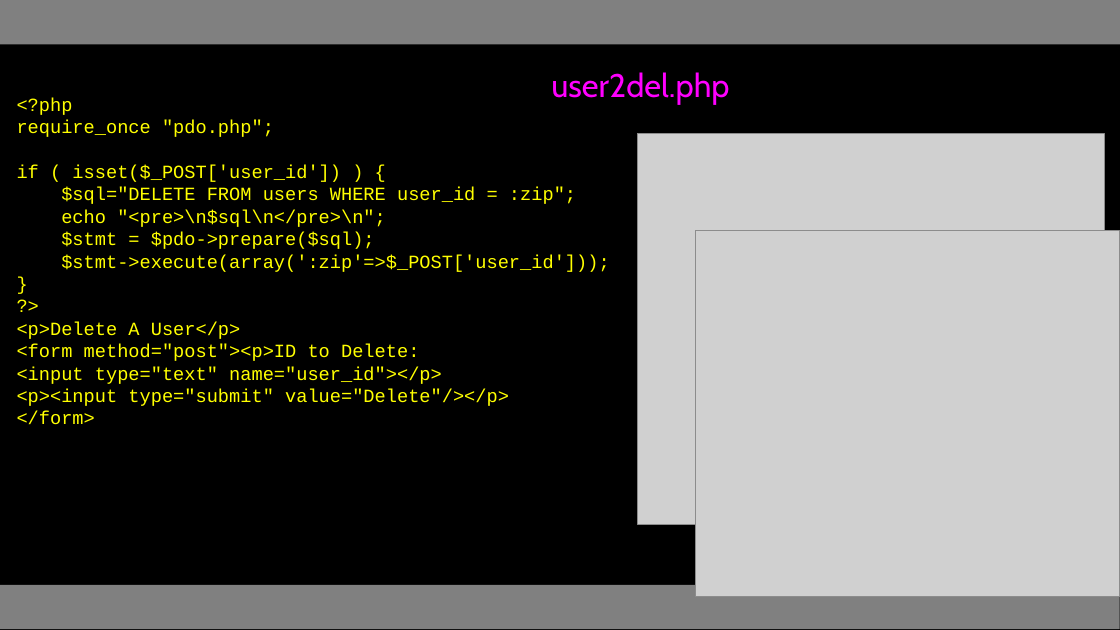
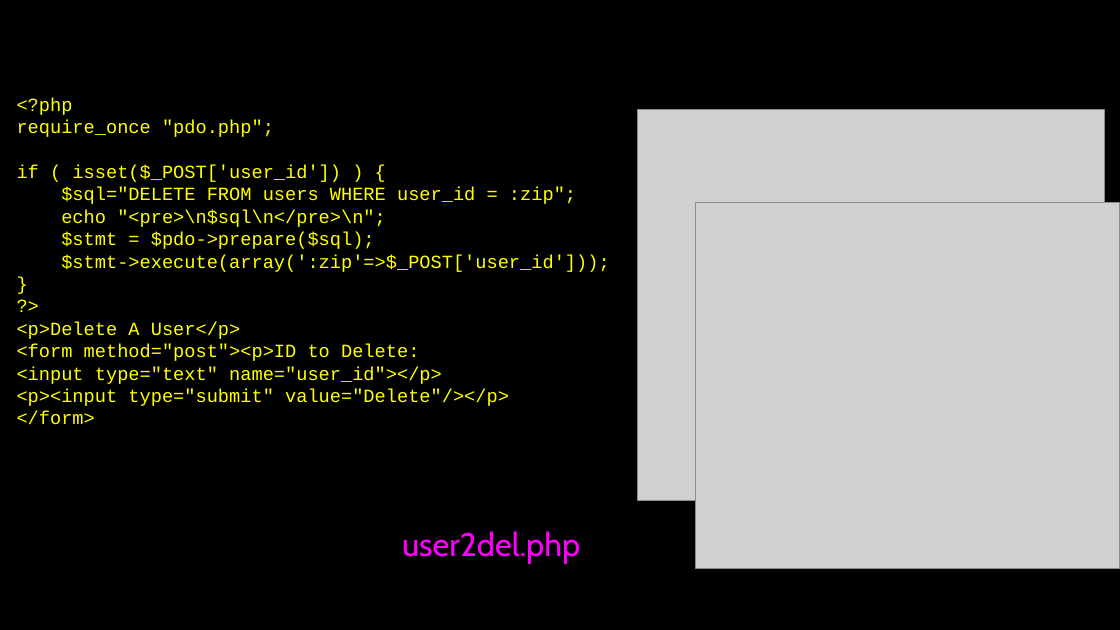
Before and after one commit to csev/wa4e, a slide deck: slide 20 of lectures/PHP-08-MySQL-PDO.ppt. Drawn at 1120x630 pixels with LibreOffice and Linux fonts; fonts in the diff are those of the drawing; grey boxes stand for pictures. Boxes give left, top, right and bottom in pixels: in the first picture for what was removed or moved away, otherwise in the second. Text is boxed around its words. In the diff, an @@ line names an element or a change of style, - is before the commit and + after.

```diff
--- a/lectures/PHP-08-MySQL-PDO.ppt
+++ b/lectures/PHP-08-MySQL-PDO.ppt
@@ rectangle removed at <box>0,0,1120,45</box> @@
@@ picture: place and size @@
-picture at <box>637,134,1103,525</box>
+picture at <box>637,110,1103,501</box>
@@ picture: place and size @@
-picture at <box>696,231,1120,596</box>
+picture at <box>696,203,1120,568</box>
@@ text "user2del.php": place and size @@
-text "user2del.php" at <box>551,72,729,105</box>
+text "user2del.php" at <box>402,531,580,564</box>
@@ rectangle removed at <box>0,585,1120,629</box> @@
```
Also in this commit, not shown: 48 other slides changed.
